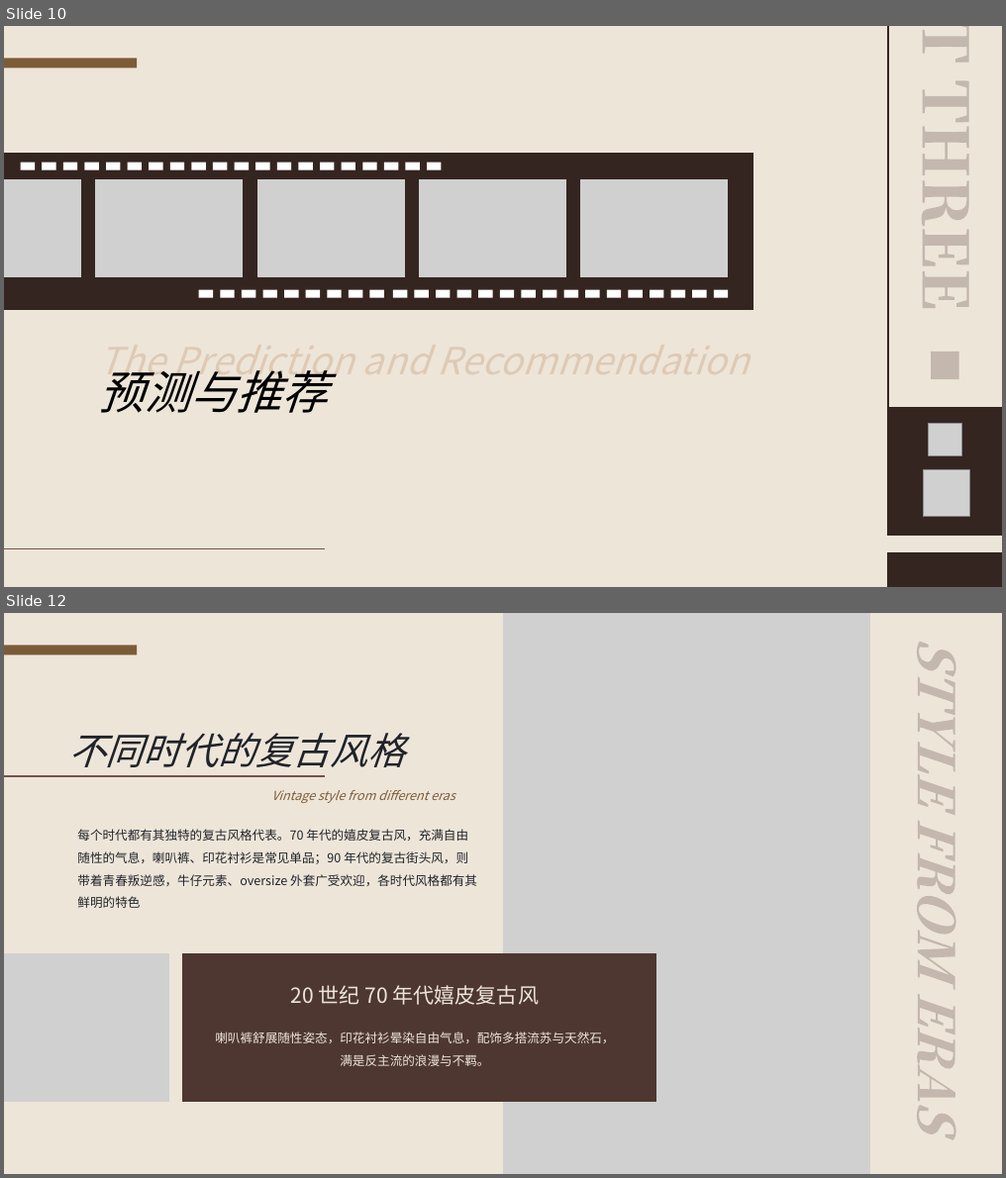
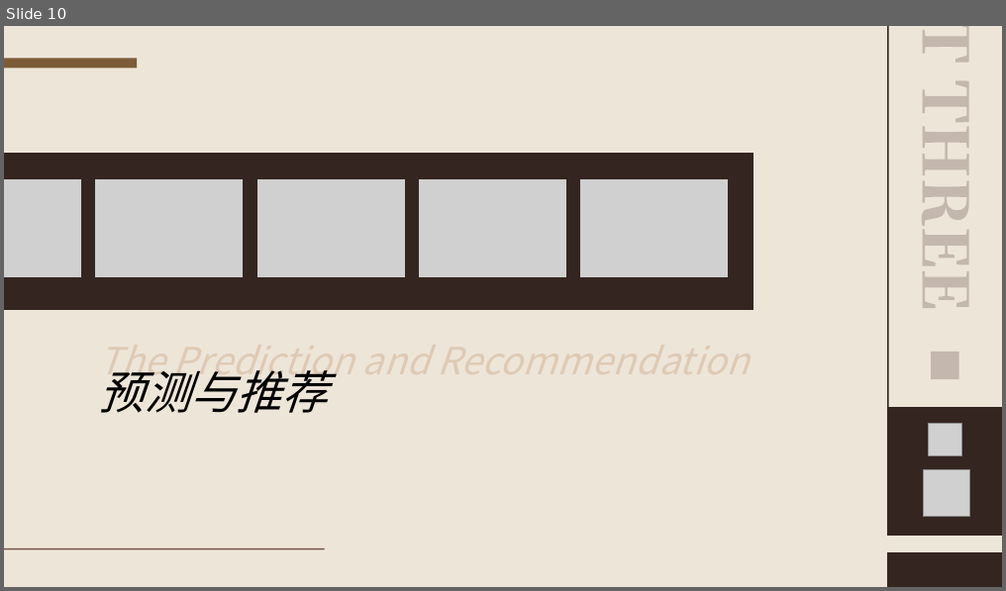
Before and after one commit to WingWR/CineScope, a slide deck: docs/CineScope.pptx. Shown one above the other, each under a label of ours: slides 10 and 12 before the commit, slide 10 after it; the slides between them are not shown. The pictures are 1006x1178 and 1006x591 pixels, drawn with LibreOffice and Linux fonts; fonts in the diff are those of the drawing; grey boxes stand for pictures. Boxes give left, top, right and bottom in pixels: in the first picture for what was removed or moved away, otherwise in the second. Text is boxed around its words. In the diff, an @@ line names an element or a change of style, - is before the commit and + after.

```diff
--- a/docs/CineScope.pptx
+++ b/docs/CineScope.pptx
@@ slide 12 removed at bbox=[4, 613, 1002, 1174], background #EEE5D9 @@
@@ picture removed at bbox=[503, 613, 870, 1174] @@
@@ freeform shape removed at bbox=[917, 641, 955, 1141] @@
@@ rectangle removed at bbox=[4, 646, 137, 655] @@
@@ text removed at bbox=[68, 733, 405, 767] @@
-不同时代的复古风格
@@ line removed from (4, 776) to (325, 776) @@
@@ text removed at bbox=[271, 790, 455, 803] @@
-Vintage style from different eras
@@ text removed at bbox=[77, 829, 477, 908] @@
-每个时代都有其独特的复古风格代表。70 年代的嬉皮复古风，充满自由随性的气息，喇叭裤、印花衬衫是常见单品；90 年代的复古街头风，则带着青春叛逆感，牛仔元素、oversize 外套广受欢迎，各时代风格都有其鲜明的特色
@@ picture removed at bbox=[4, 953, 169, 1101] @@
@@ freeform shape removed at bbox=[182, 953, 656, 1101] @@
@@ text removed at bbox=[291, 985, 539, 1005] @@
-20 世纪 70 年代嬉皮复古风
@@ text removed at bbox=[215, 1032, 614, 1066] @@
-喇叭裤舒展随性姿态，印花衬衫晕染自由气息，配饰多搭流苏与天然石，满是反主流的浪漫与不羁。
@@ slide 10 changed as well @@
@@ group removed at bbox=[21, 163, 442, 171]: 20 rectangles @@
@@ group removed at bbox=[199, 290, 728, 298]: 25 rectangles @@
```
Also in this commit, not shown: 10 other slides changed, 7 slides added, 6 other slides removed, 2 other files.
